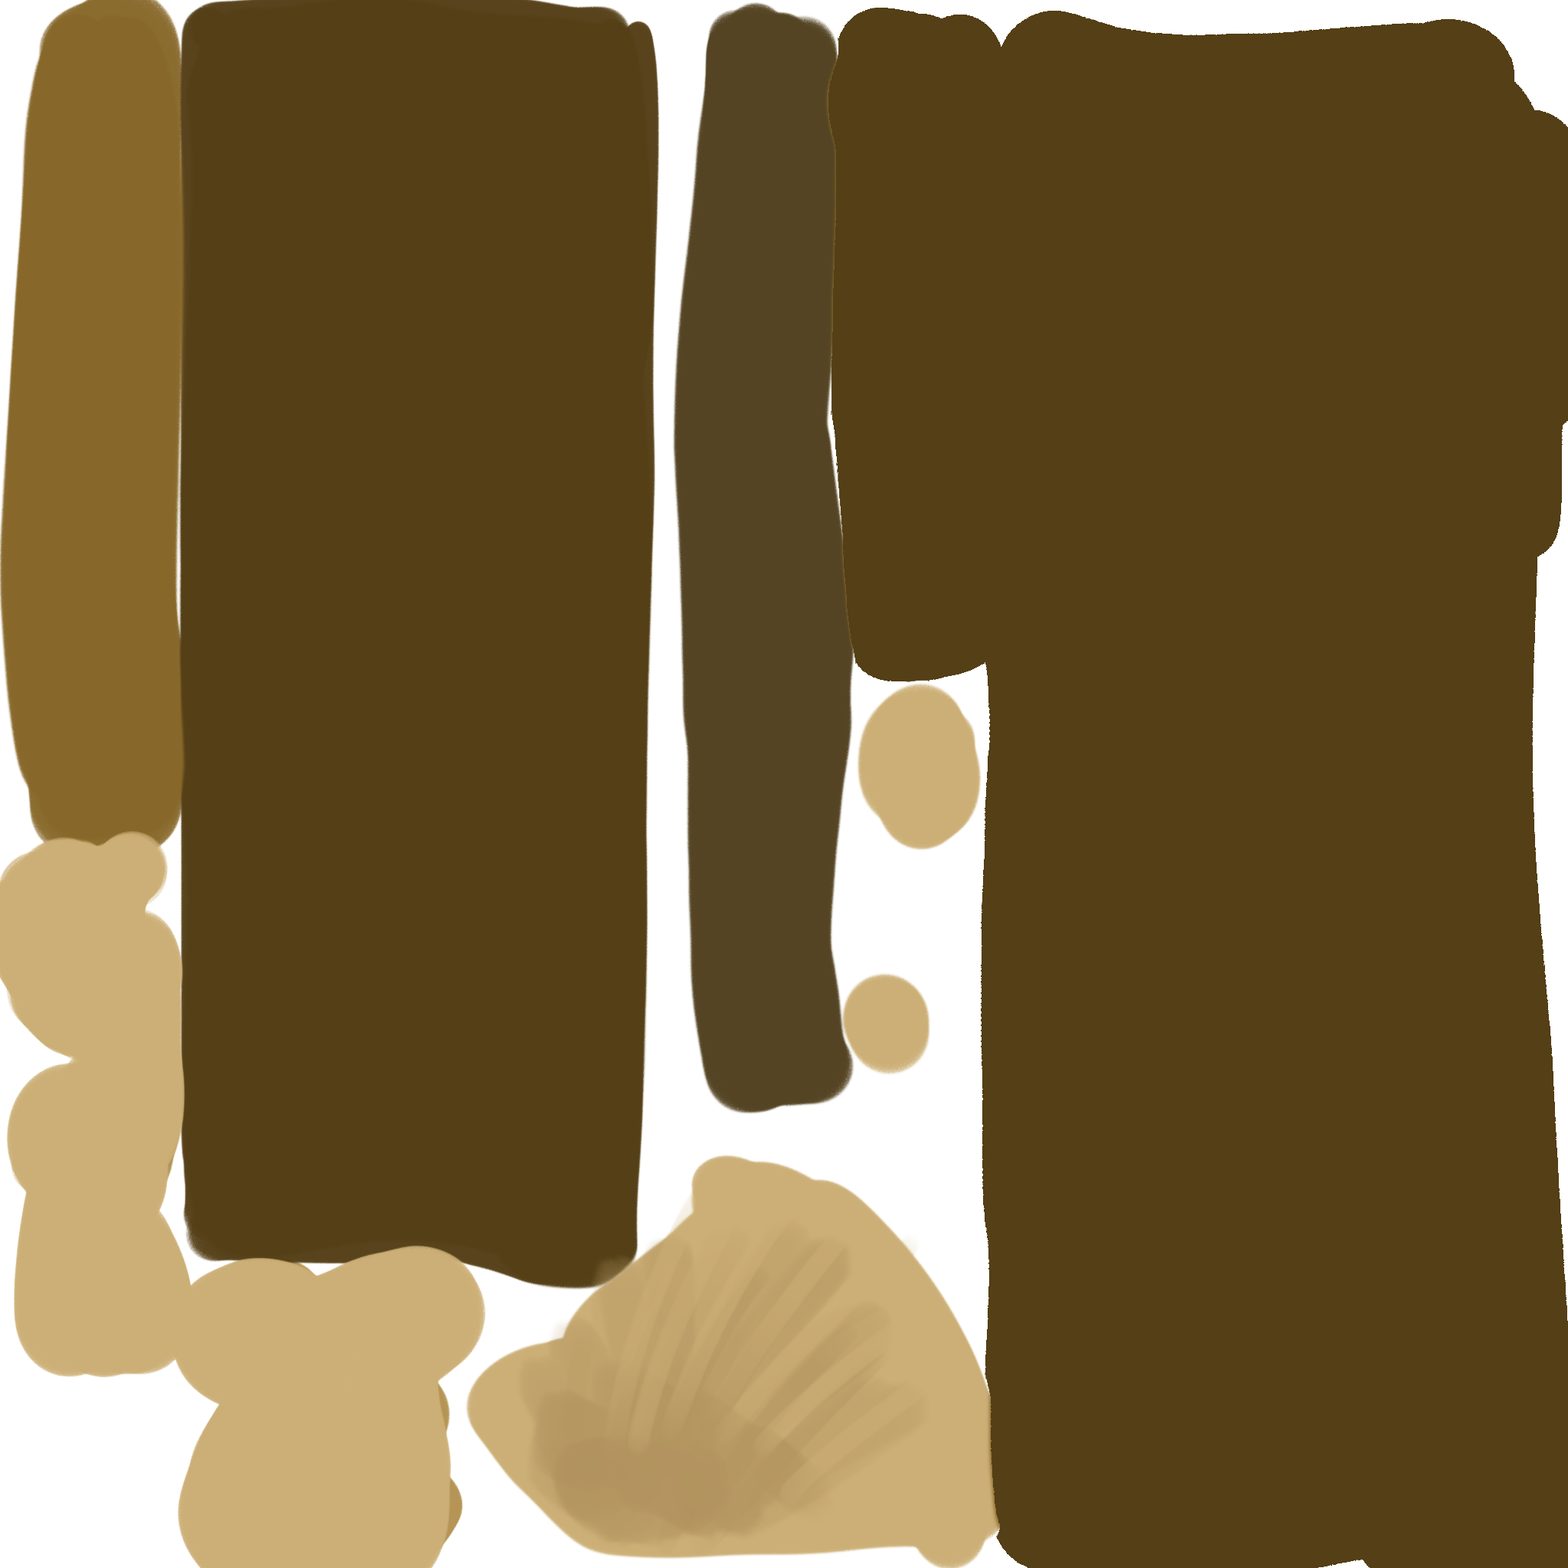
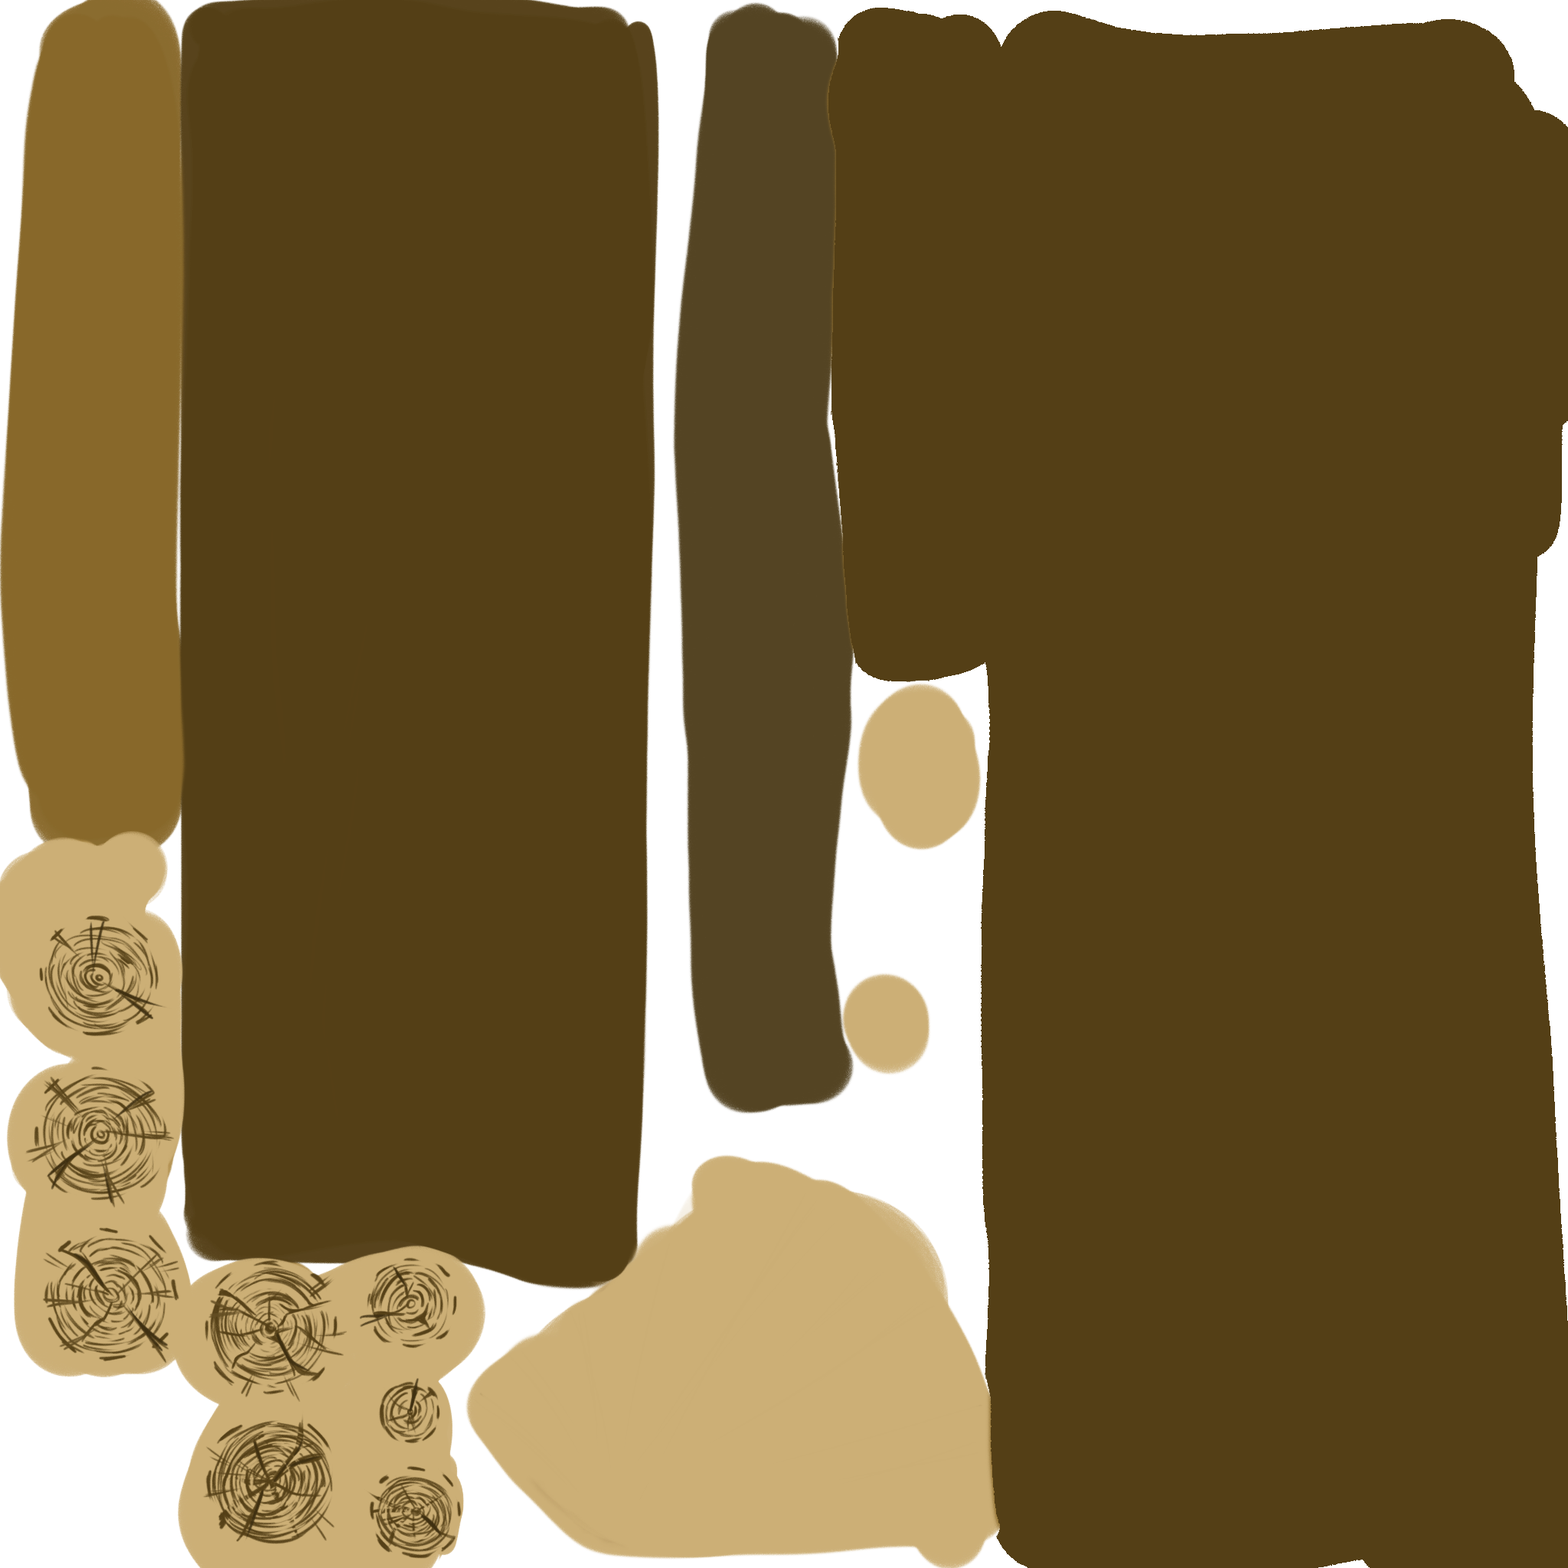
Two versions of the same layered image (1568x1568). Layer-by-layer changes:
painted on "Layer 2" over [24, 914, 983, 1562]